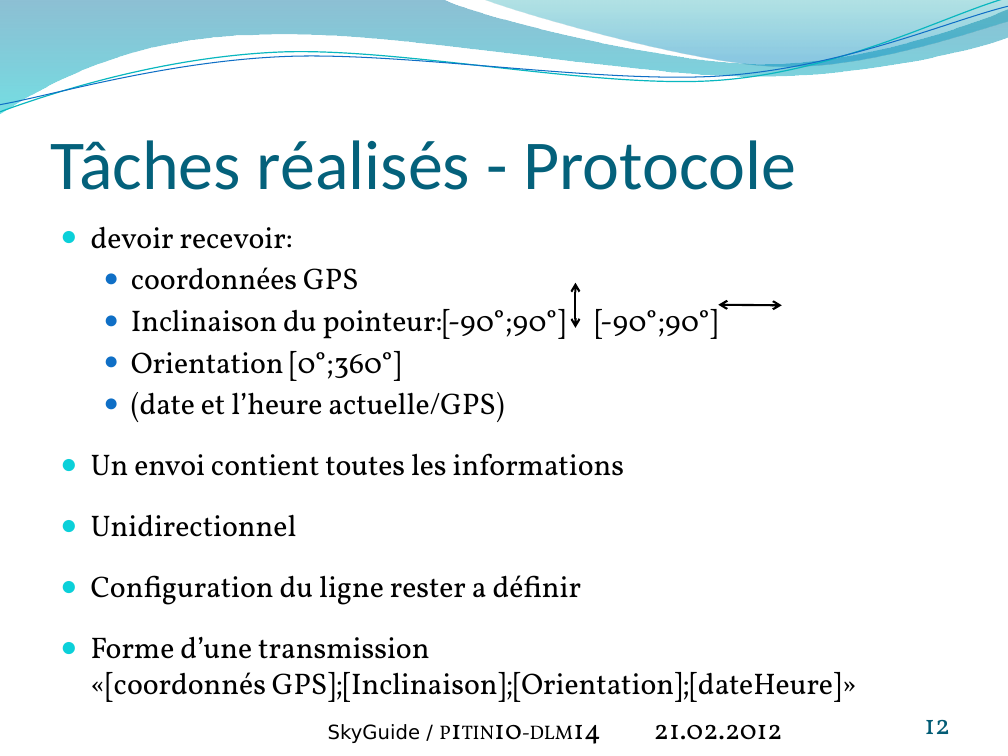
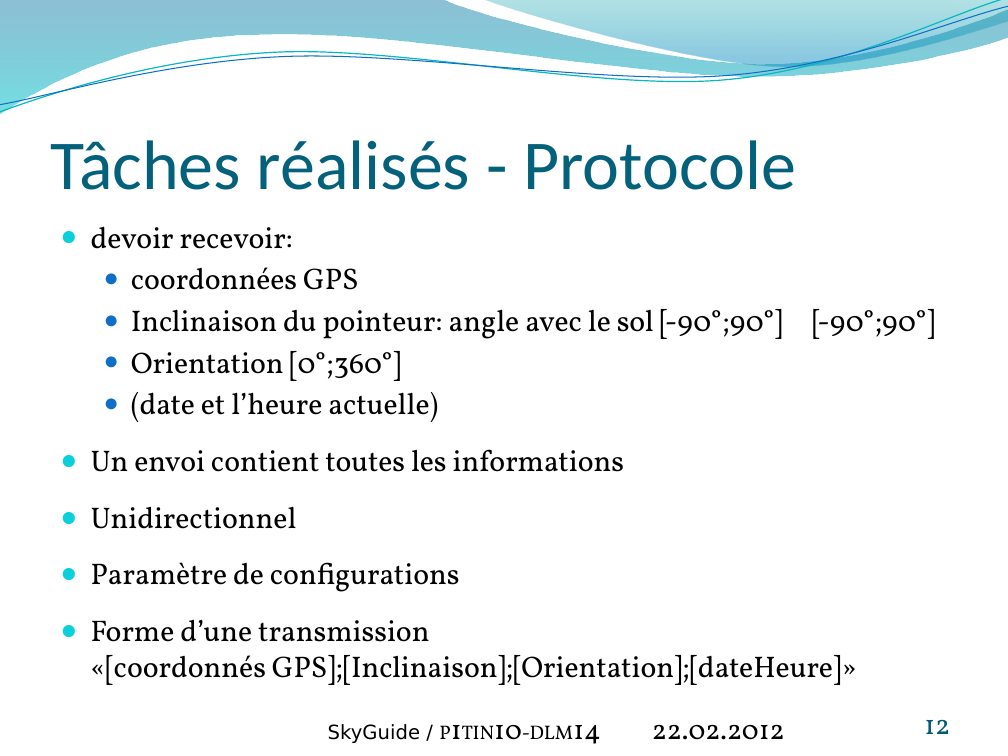
Before and after one commit to maeberli/skyguide, a slide deck: slide 12 of _documents/phase2/Presentation.pptx. Drawn at 1008x756 pixels with LibreOffice and Linux fonts; fonts in the diff are those of the drawing; background and template pictures are left out. Boxes give left, top, right and bottom in pixels: in the first picture for what was removed or moved away, otherwise in the second. Text is boxed around its words. In the diff, an @@ line names an element or a change of style, - is before the commit and + after.

Commit message:
-added Maquette.vsd, Maquette_Lune.vsd .small changes in LogicielStructureSkyguide.docx, Presentation.pptx

```diff
--- a/_documents/phase2/Presentation.pptx
+++ b/_documents/phase2/Presentation.pptx
@@ double arrow removed from (576, 328) to (576, 283) @@
@@ text at bbox=[131, 309, 783, 339]: text changed @@
-  ● Inclinaison du pointeur:[-90°;90°] [-90°;90°]
+  ● Inclinaison du pointeur: angle avec le sol [-90°;90°] [-90°;90°]
@@ double arrow removed from (719, 304) to (782, 305) @@
@@ text at bbox=[131, 392, 438, 422]: text changed @@
-  ● (date et l’heure actuelle/GPS)
+  ● (date et l’heure actuelle)
@@ text at bbox=[91, 449, 857, 685]: less space between paragraphs @@
@@ text at bbox=[91, 562, 460, 592]: text changed @@
-● Configuration du ligne rester a définir
+● Paramètre de configurations
@@ text at bbox=[652, 724, 785, 740]: text changed @@
-21.02.2012
+22.02.2012
```
Also in this commit, not shown: 12 other slides changed, 3 other files.
